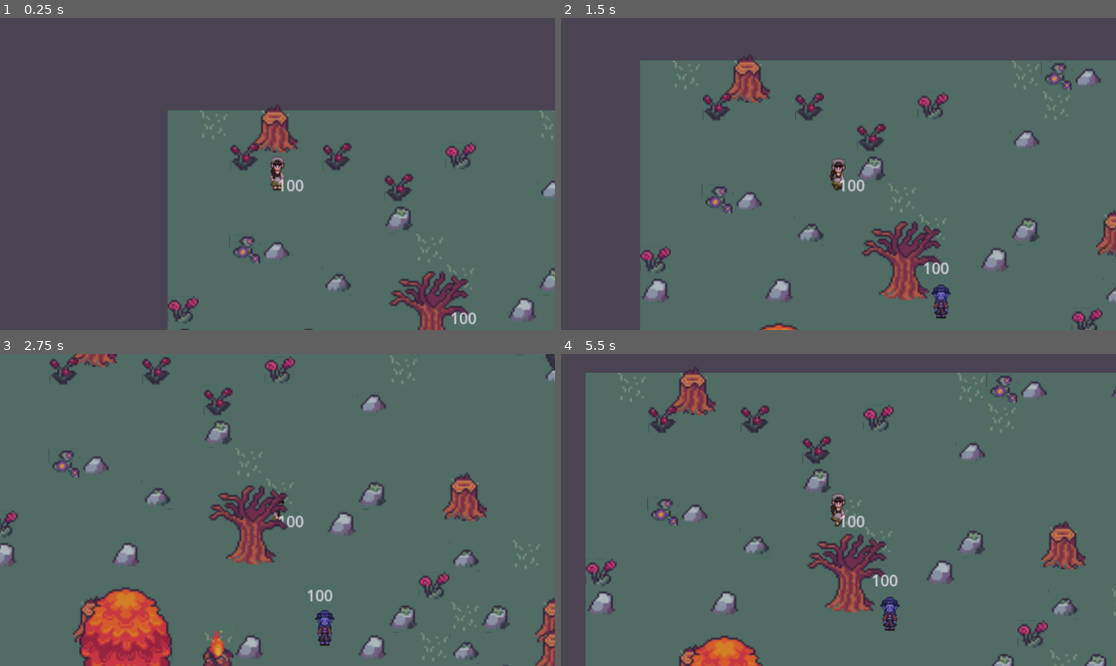
Above: before the commit, frames 1-4 (two rows, left to right).
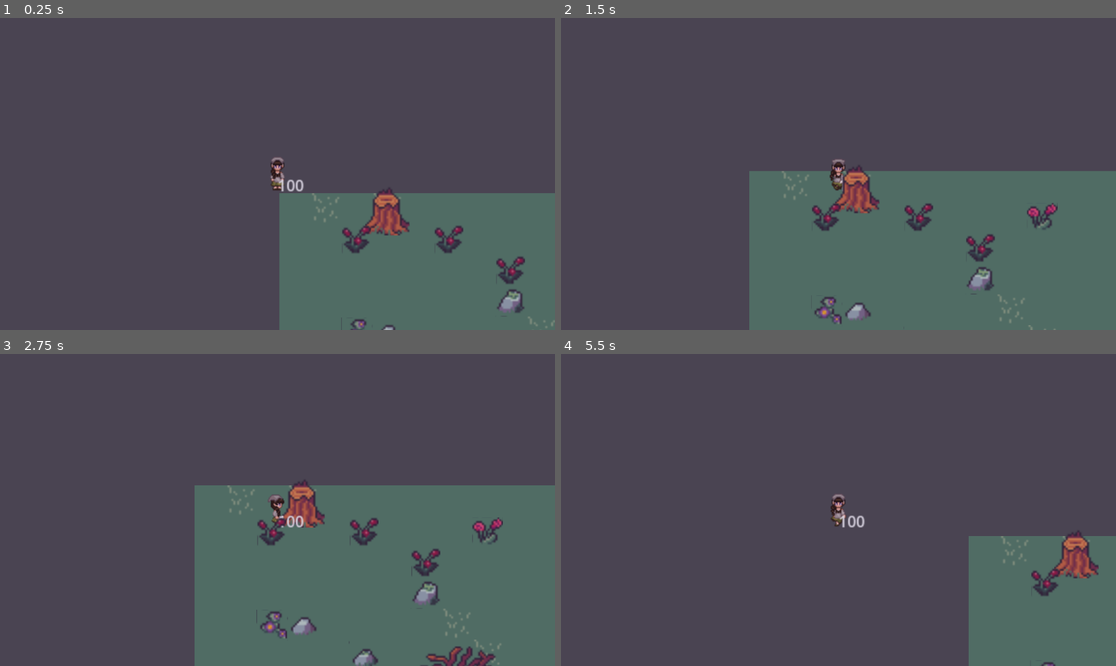
Above: after the commit, the same moments.

Repository: Anishax11/Procedural-World-Generation-Prototype
Game: Godot game, scene res://scenes/world.tscn
Same seed, same stepped clock (60 frames per second), same inputs: the game is played once before the commit and once after it.
Inputs (mouse positions are in pixels of both pictures, inside the frame that each line leads up to):
- Up to frame 1 (0.25 s): no input
- Up to frame 2 (1.5 s): tap Enter at 0.5 s; hold D (Right) 0.53-1.28 s; hold F (Base Attack) 0.53-1.28 s; click (838, 174) at 0.67 s; move the mouse to (727, 189) at 1.27 s; hold S (Down) from 1.28 s (still down); tap Shift (Shift) at 1.35 s
- Up to frame 3 (2.75 s): move the mouse to (394, 588) at 2.02 s; release S (Down) at 2.03 s; hold D (Right) from 2.03 s (still down); hold F (Base Attack) from 2.03 s (still down); click (394, 588) at 2.17 s
- Up to frame 4 (5.5 s): move the mouse to (810, 572) at 2.77 s; release D (Right) at 2.78 s; release F (Base Attack) at 2.78 s; hold Up (Up) 2.78-3.53 s; tap Shift (Shift) at 2.85, 4.35 s; click (810, 572) at 2.92 s; move the mouse to (1005, 556) at 3.52 s; hold F (Base Attack) 3.53-4.28 s; hold A (Left) 3.53-5.03 s; move the mouse to (672, 463) at 4.27 s; move the mouse to (866, 510) at 5.02 s; hold S (Down) from 5.03 s (still down); hold F (Base Attack) from 5.03 s (still down); click (866, 510) at 5.17 s

The runs differ from the first frame. In frame 1, 30% of the frame differs, in the area x 30-100%, y 28-100%; in frame 2, 45%; in frame 3, 69%; in frame 4, 78%, in the area x 4-100%, y 4-100%.

Commit message:
Improve y sort

Diff:
--- a/scenes/decor.tscn
+++ b/scenes/decor.tscn
@@ -47,15 +47,24 @@
 [sub_resource type="CircleShape2D" id="CircleShape2D_rd1xn"]
 radius = 8.06226
 
-[node name="Decor" type="StaticBody2D"]
+[sub_resource type="CircleShape2D" id="CircleShape2D_ovbhi"]
+radius = 6.0827627
+
+[node name="Decor" type="StaticBody2D" unique_id=883402926]
 z_index = 2
 y_sort_enabled = true
 script = ExtResource("1_j808x")
 
-[node name="AnimatedSprite2D" type="AnimatedSprite2D" parent="."]
+[node name="AnimatedSprite2D" type="AnimatedSprite2D" parent="." unique_id=1434319625]
 sprite_frames = SubResource("SpriteFrames_4hwsr")
 animation = &"stump"
 
-[node name="CollisionShape2D" type="CollisionShape2D" parent="."]
+[node name="CollisionShape2D" type="CollisionShape2D" parent="." unique_id=1756901329]
 position = Vector2(0, 5)
 shape = SubResource("CircleShape2D_rd1xn")
+
+[node name="Area2D" type="Area2D" parent="." unique_id=1733336501]
+
+[node name="CollisionShape2D2" type="CollisionShape2D" parent="Area2D" unique_id=1309945494]
+position = Vector2(0, 5)
+shape = SubResource("CircleShape2D_ovbhi")
--- a/scenes/player.tscn
+++ b/scenes/player.tscn
@@ -418,7 +418,7 @@
 radius = 38.052597
 
 [node name="Player" type="CharacterBody2D" unique_id=1552847839]
-z_index = 3
+z_index = 2
 y_sort_enabled = true
 scale = Vector2(0.5, 0.5)
 script = ExtResource("1_h6082")
--- a/scenes/stones.tscn
+++ b/scenes/stones.tscn
@@ -93,6 +93,9 @@
 [sub_resource type="CircleShape2D" id="CircleShape2D_iblou"]
 radius = 6.08276
 
+[sub_resource type="CircleShape2D" id="CircleShape2D_gv6ye"]
+radius = 4.0
+
 [node name="Stones" type="StaticBody2D" unique_id=348821568]
 z_index = 2
 y_sort_enabled = true
@@ -105,3 +108,11 @@
 [node name="CollisionShape2D" type="CollisionShape2D" parent="." unique_id=496804883]
 position = Vector2(0, 2)
 shape = SubResource("CircleShape2D_iblou")
+
+[node name="Area2D" type="Area2D" parent="." unique_id=1375459421]
+
+[node name="CollisionShape2D" type="CollisionShape2D" parent="Area2D" unique_id=231867100]
+position = Vector2(0, 2)
+shape = SubResource("CircleShape2D_gv6ye")
+
+[connection signal="body_entered" from="Area2D" to="." method="_on_area_2d_body_entered"]
--- a/scenes/tree.tscn
+++ b/scenes/tree.tscn
@@ -43,7 +43,7 @@
 }]
 
 [node name="Tree" type="StaticBody2D" unique_id=968078701]
-z_index = 3
+z_index = 2
 y_sort_enabled = true
 script = ExtResource("1_ibgdo")
 
@@ -53,3 +53,10 @@
 
 [node name="CollisionPolygon2D" type="CollisionPolygon2D" parent="." unique_id=1248074134]
 polygon = PackedVector2Array(-22, -1, -17, 14, -10, 17, -8, 22, -13, 24, -9, 28, 4, 29, 11, 24, 6, 21, 17, 15, 23, 0)
+
+[node name="Area2D" type="Area2D" parent="." unique_id=1322818598]
+
+[node name="CollisionPolygon2D" type="CollisionPolygon2D" parent="Area2D" unique_id=1512048210]
+polygon = PackedVector2Array(-19, 1, -15, 13, -9, 16, -6, 22, -8, 24, -9, 26, 4, 26, 8, 24, 4, 21, 15, 14, 20, 2)
+
+[connection signal="body_entered" from="Area2D" to="." method="_on_area_2d_body_entered"]
--- a/scenes/world.tscn
+++ b/scenes/world.tscn
@@ -367,7 +367,7 @@
 tile_set = SubResource("TileSet_oh2ko")
 
 [node name="Player" parent="." unique_id=1303849976 instance=ExtResource("3_ki41a")]
-position = Vector2(57, 33)
+position = Vector2(-1, -10)
 
 [node name="Greenery" type="Node2D" parent="." unique_id=328419711]
 y_sort_enabled = true
--- a/scripts/decor.gd
+++ b/scripts/decor.gd
@@ -7,3 +7,8 @@
 		animated_sprite_2d.play("fire")
 	else:
 		animated_sprite_2d.play("flower"+str(randi_range(1,3)))
+
+
+func _on_area_2d_body_entered(body: StaticBody2D) -> void:
+	if body!=self:
+		body.queue_free()
--- a/scripts/enemy.gd
+++ b/scripts/enemy.gd
@@ -53,8 +53,6 @@
 	var next_pos  = navigation_agent_2d.get_next_path_position()
 	direction  = (next_pos - global_position).normalized()
 
-
-	velocity = direction * speed
 	move_and_slide()
 
 
--- a/scripts/hit_box_component.gd
+++ b/scripts/hit_box_component.gd
@@ -16,6 +16,7 @@
 	if push_timer > 0:
 		push_timer -= delta
 		get_parent().velocity = push_velocity
+		get_parent().animated_sprite_2d.play("pushed")
 	else:
 		push_timer = 0
 		get_parent().velocity = Vector2.ZERO
@@ -45,5 +46,6 @@
 	if get_parent() is StaticBody2D:
 		return
 
-	push_velocity = -get_parent().direction.normalized() * 200  # push strength
+	get_parent().animated_sprite_2d.play("pushed")
+	push_velocity = -get_parent().direction.normalized() * 100  # push strength
 	push_timer = 0.2  # seconds
--- a/scripts/player.gd
+++ b/scripts/player.gd
@@ -7,20 +7,14 @@
 @onready var animated_sprite_2d: AnimatedSprite2D = $AnimatedSprite2D
 @onready var color_rect: ColorRect = $CanvasLayer/ColorRect
 var base_attack_damage = 20
-var worldshade = {
-	"forest" ={"color" :"3e23663d",
-					"opacity" : 0.2
-					 }
-}
 
 var speed = 100
 var direction : Vector2 = Vector2.ZERO
 var last_dir = direction
 var stunned = false
 
-func _ready():
-	color_rect.color = worldshade[dream]["color"]
-	color_rect.color.a = worldshade[dream]["opacity"]
+
+
 
 func _physics_process(delta: float) -> void:
 
--- a/scripts/stones.gd
+++ b/scripts/stones.gd
@@ -7,3 +7,8 @@
 		animated_sprite_2d.play("flower"+ str(randi_range(1,3)))
 	else:
 		animated_sprite_2d.play("stone" + str(randi_range(1,4)))
+
+
+func _on_area_2d_body_entered(body: StaticBody2D) -> void:
+	if body!=self:
+		body.queue_free()
--- a/scripts/tree.gd
+++ b/scripts/tree.gd
@@ -3,3 +3,10 @@
 
 func _ready():
 	animated_sprite_2d.play("tree" + str(randi_range(1,3)))
+
+
+func _on_area_2d_body_entered(body: StaticBody2D) -> void:
+
+	if body!=self:
+		body.queue_free()
+		print("Remove body from tree :",body.name)
--- a/scripts/world.gd
+++ b/scripts/world.gd
@@ -11,14 +11,15 @@
 var dream = "forest"
 var forest_grass
 var forest_shiny_grass
-
+var color_rect
 var worlds ={
 	"forest" = {
-	"layer0" : Vector2i(8,1),
-	"layer1" : Vector2i(8,1),
-	"layer2" : Vector2i(8,0),
-	"layer3" : Vector2i(8,0)
-
+	"layer0" : {"source" : 0, "cord" : Vector2i(8,1)},
+	"layer1" : {"source" : 0, "cord" : Vector2i(8,1)},
+	"layer2" : {"source" : 0, "cord" : Vector2i(8,0)},
+	"layer3" : {"source" : 0, "cord" : Vector2i(8,0)},
+	"color" : "3e23663d",
+	"opacity" :0.2
 }
 
 }
@@ -41,6 +42,9 @@
 
 
 func _ready() -> void:
+	color_rect = get_tree().current_scene.find_child("ColorRect")
+	color_rect.color = worlds[dream]["color"]
+	color_rect.color.a = worlds[dream]["opacity"]
 	altitude = world_generator(300,5)
 	set_tiles()
 
@@ -48,20 +52,20 @@
 	for y in range(height):
 		for x in range(width):
 			if altitude[Vector2i(x,y)]<0.4:
-				tile_map_layer.set_cell(Vector2(x,y),0,worlds[dream]["layer0"])
+				tile_map_layer.set_cell(Vector2(x,y),worlds[dream]["layer0"]["source"],worlds[dream]["layer0"]["cord"])
 			elif altitude[Vector2i(x,y)]<0.5:
-				tile_map_layer.set_cell(Vector2(x,y),0,worlds[dream]["layer1"])
+				tile_map_layer.set_cell(Vector2(x,y),worlds[dream]["layer1"]["source"],worlds[dream]["layer1"]["cord"])
 				if dream == "forest":
 					spawn_stone(Vector2i(x,y))
 			elif altitude[Vector2i(x,y)]<0.6:
-				tile_map_layer.set_cell(Vector2(x,y),0,worlds[dream]["layer2"])
+				tile_map_layer.set_cell(Vector2(x,y),worlds[dream]["layer2"]["source"],worlds[dream]["layer2"]["cord"])
 
 			elif altitude[Vector2i(x,y)]<0.7:
 				if dream == "forest":
 					spawn_decor(Vector2i(x,y))
-				tile_map_layer.set_cell(Vector2(x,y),0,worlds[dream]["layer3"])
+				tile_map_layer.set_cell(Vector2(x,y),worlds[dream]["layer3"]["source"],worlds[dream]["layer3"]["cord"])
 			else:
-				tile_map_layer.set_cell(Vector2(x,y),0,worlds[dream]["layer0"])
+				tile_map_layer.set_cell(Vector2(x,y),worlds[dream]["layer0"]["source"],worlds[dream]["layer0"]["cord"])
 				if dream == "forest":
 					spawn_tree(Vector2i(x,y))
 
Not shown: 1 places in scenes/decor.tscn that only renumber resources
